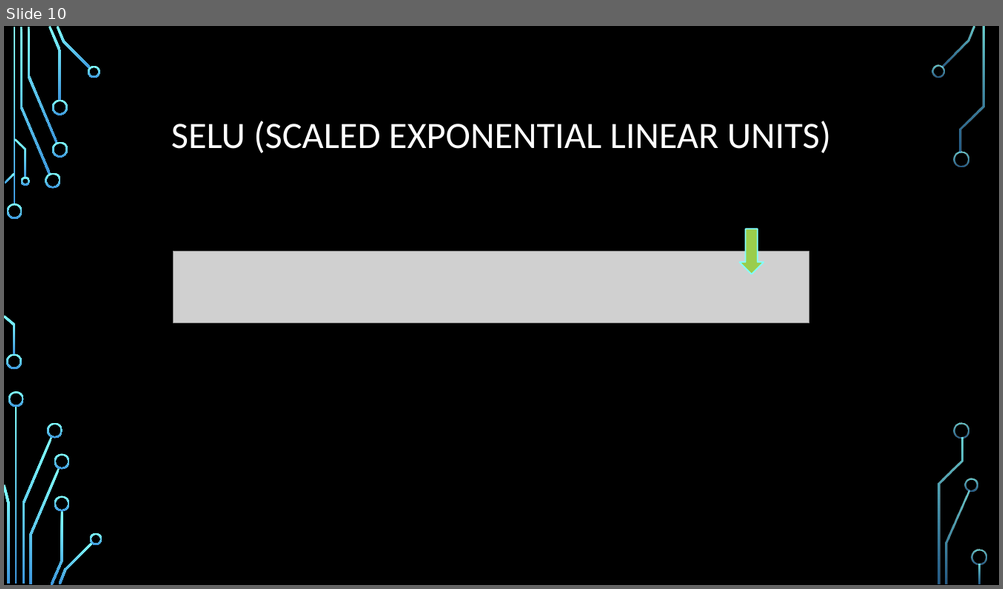
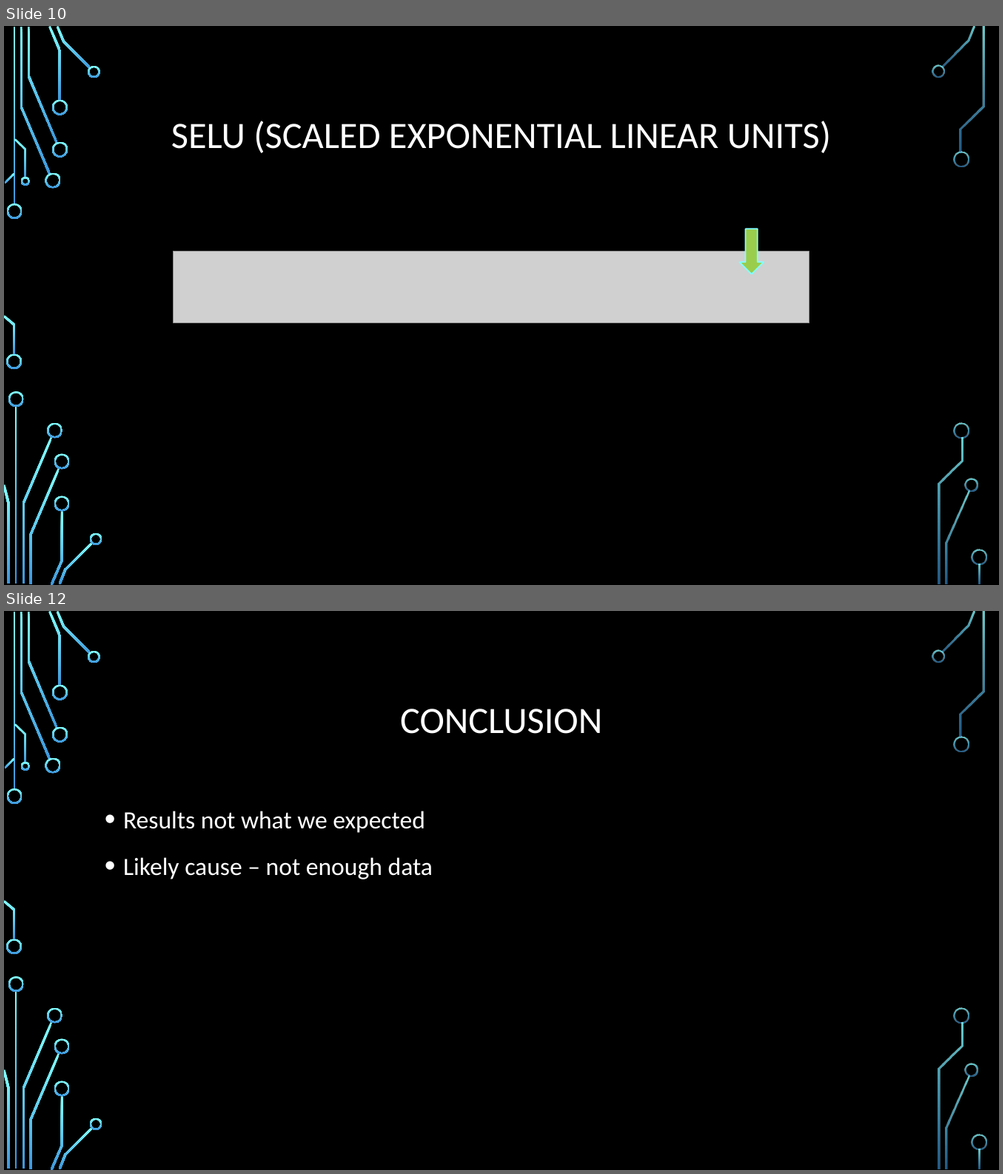
Before and after one commit to knight-coder-llc/AI-Vehicle-Calculator, a slide deck: Final Pres.pptx. Shown one above the other, each under a label of ours: slide 10 before the commit, slides 10 and 12 after it; the slides between them are not shown. The pictures are 1003x589 and 1003x1174 pixels, drawn with LibreOffice and Linux fonts; fonts in the diff are those of the drawing; grey boxes stand for pictures; background and template pictures are left out. Boxes give left, top, right and bottom in pixels: in the first picture for what was removed or moved away, otherwise in the second. Text is boxed around its words. In the diff, an @@ line names an element or a change of style, - is before the commit and + after.

```diff
--- a/Final Pres.pptx
+++ b/Final Pres.pptx
@@ slide 12 added at [4,611,999,1170], background picture (left out); not listed: 36 template elements that a slide beside it also shows @@
@@ title added at [400,709,602,734], 36 pt, text #FFFFFF @@
+CONCLUSION
@@ text added at [123,811,432,880], 24 pt, text #FFFFFF @@
+• Results not what we expected
+• Likely cause – not enough data
```
Also in this commit, not shown: 1 other slide added, 1 other file.
